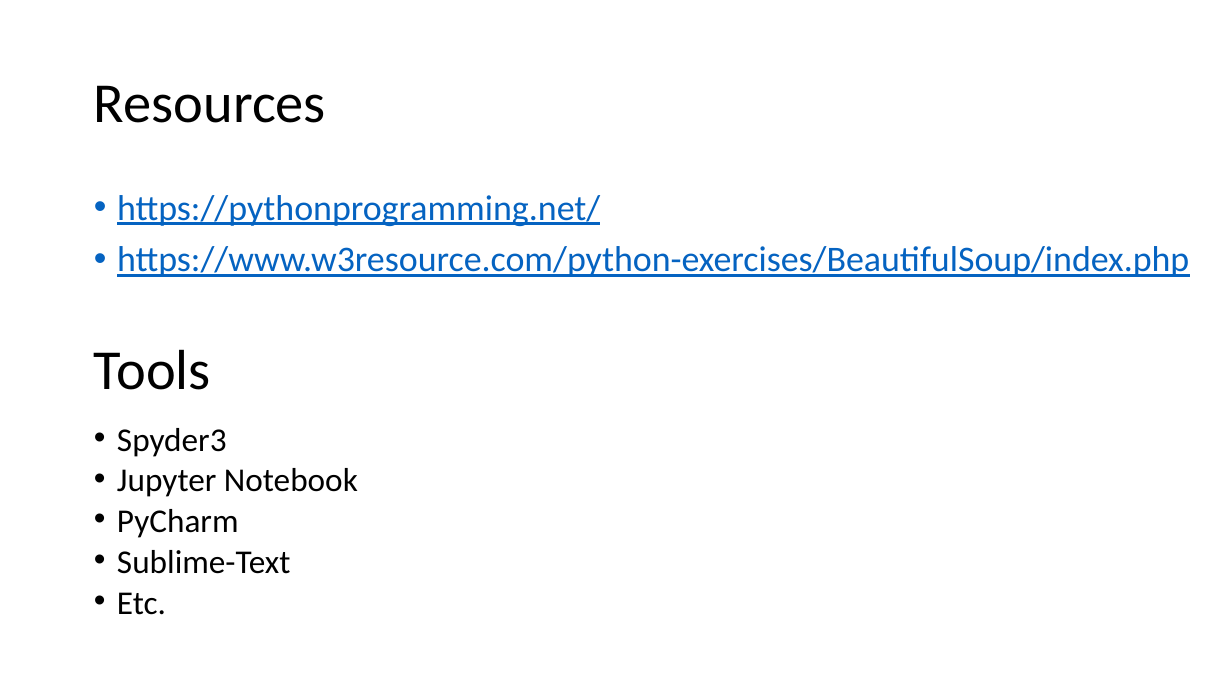
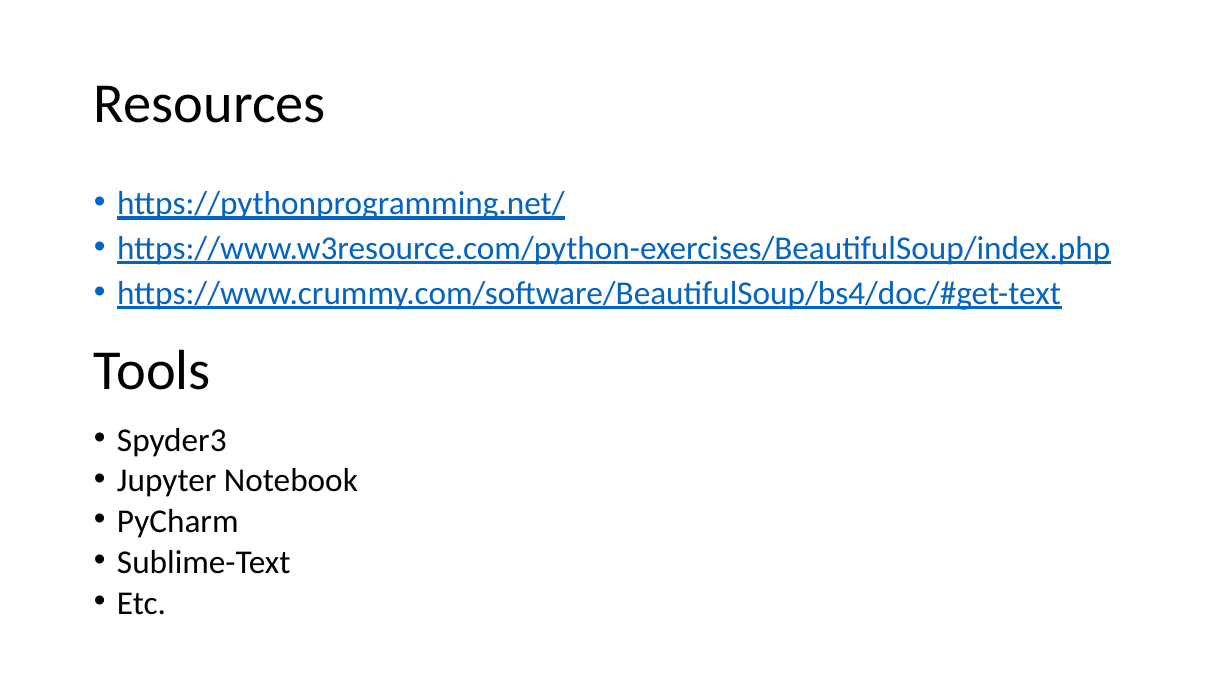
Before and after one commit to YapHH/WQD7005, a slide deck: slide 3 of WQD7005.Milestone1.WQD180073.pptx. Drawn at 1232x693 pixels with LibreOffice and Linux fonts; fonts in the diff are those of the drawing. Boxes give left, top, right and bottom in pixels: in the first picture for what was removed or moved away, otherwise in the second. Text is boxed around its words. In the diff, an @@ line names an element or a change of style, - is before the commit and + after.

```diff
--- a/WQD7005.Milestone1.WQD180073.pptx
+++ b/WQD7005.Milestone1.WQD180073.pptx
@@ text at (117, 191, 1110, 265): size 28 to 25.9 pt in "https://pythonprogramming.net/", "https://www.w3resource.com/python-exercises/BeautifulSoup/in ..."; line spacing 0.9 to 0.8 @@
@@ text at (117, 281, 1061, 310): paragraph added @@
+• https://www.crummy.com/software/BeautifulSoup/bs4/doc/#get-text
```
Also in this commit, not shown: 2 other slides changed.
